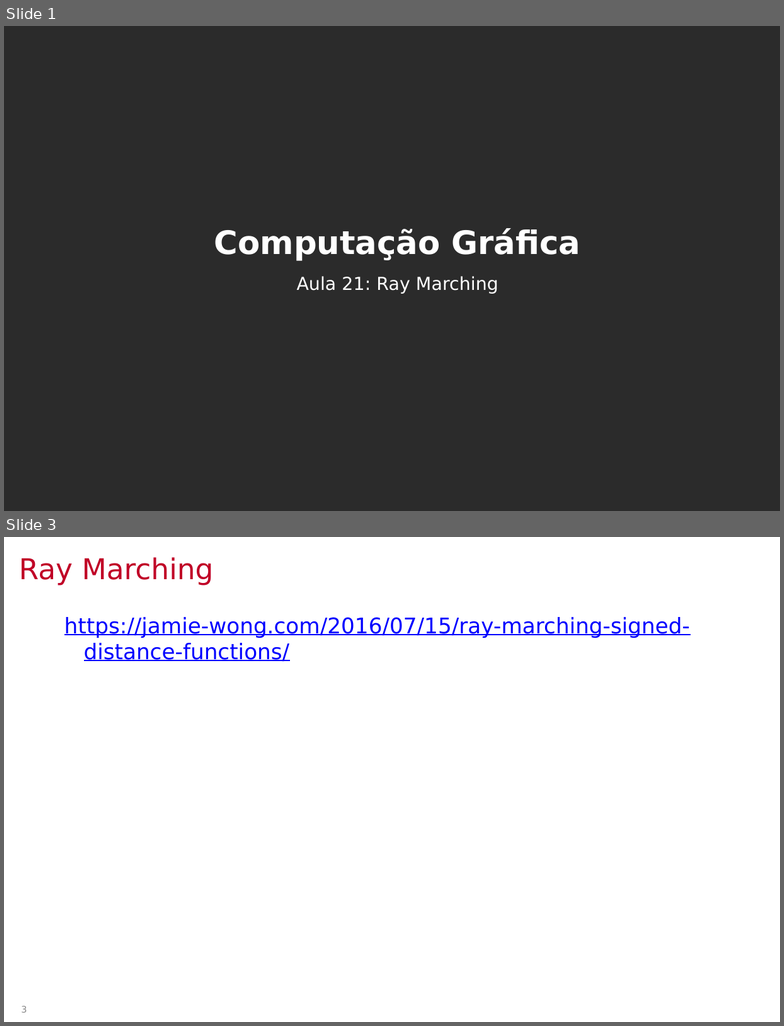
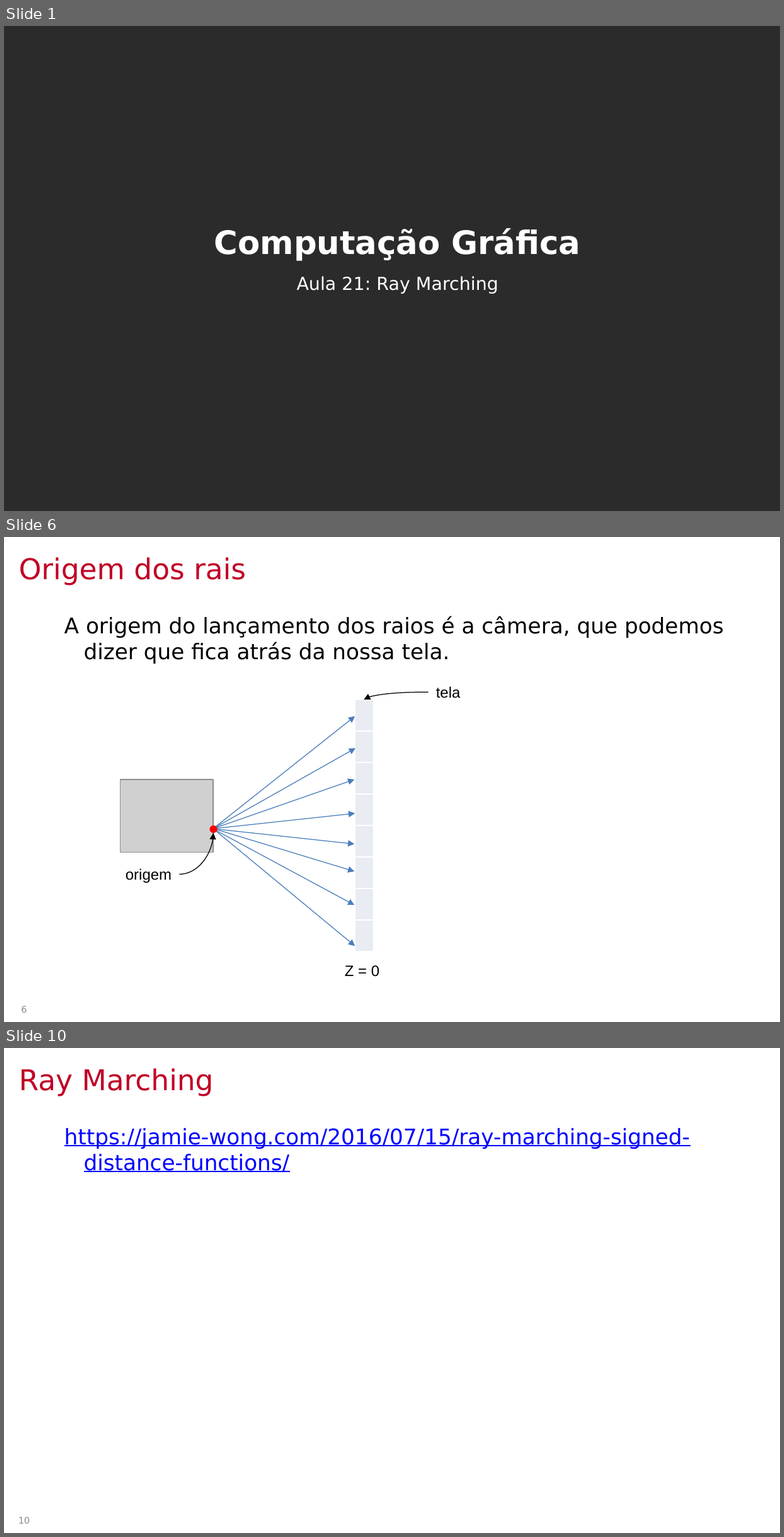
Before and after one commit to lpsoares/ComputacaoGrafica, a slide deck: aulas/22-ray_marching/aula21_ray_marching.pptx. Shown one above the other, each under a label of ours: slides 1 and 3 before the commit, slides 1, 6 and 10 after it; the slides between them are not shown. The pictures are 784x1026 and 784x1537 pixels, drawn with LibreOffice and Linux fonts; fonts in the diff are those of the drawing; grey boxes stand for pictures; background and template pictures are left out; a plain dark background stands for a picture behind light text. Boxes give left, top, right and bottom in pixels: in the first picture for what was removed or moved away, otherwise in the second. Text is boxed around its words. In the diff, an @@ line names an element or a change of style, - is before the commit and + after.

```diff
--- a/aulas/22-ray_marching/aula21_ray_marching.pptx
+++ b/aulas/22-ray_marching/aula21_ray_marching.pptx
@@ slide 6 added at box(4, 537, 780, 1022), background #FFFFFF @@
@@ title added at box(19, 557, 246, 586), 26.7 pt, text #C00026 @@
+Origem dos rais
@@ text added at box(64, 616, 724, 664), 20 pt, text #000000 @@
+A origem do lançamento dos raios é a câmera, que podemos dizer que fica atrás da nossa tela.
@@ text added at box(436, 686, 461, 698), 14 pt, text #000000 @@
+tela
@@ table added at box(355, 700, 373, 952), 8 rows, 1 columns @@
+
+
+
+
+
+
+
+
@@ curved arrow added from (429, 692) to (364, 700), #000000 0.75 pt @@
@@ arrow added from (214, 829) to (355, 717), #4B7EBC 0.75 pt @@
@@ arrow added from (213, 829) to (356, 748), #4B7EBC 0.75 pt @@
@@ picture added at box(121, 779, 214, 852) @@
@@ arrow added from (213, 829) to (355, 779), #4B7EBC 0.75 pt @@
@@ arrow added from (213, 829) to (355, 814), #4B7EBC 0.75 pt @@
@@ curved arrow added from (179, 875) to (214, 832), #000000 0.75 pt @@
@@ ellipse added at box(209, 826, 218, 834), fill #FF0000 @@
@@ arrow added from (214, 829) to (355, 946), #4B7EBC 0.75 pt @@
@@ arrow added from (214, 829) to (355, 872), #4B7EBC 0.75 pt @@
@@ arrow added from (214, 829) to (355, 905), #4B7EBC 0.75 pt @@
@@ arrow added from (218, 829) to (355, 844), #4B7EBC 0.75 pt @@
@@ text added at box(126, 868, 172, 883), 14 pt, text #000000 @@
+origem
@@ text added at box(345, 965, 379, 977), 14 pt, text #000000 @@
+Z = 0
@@ page number added at box(21, 1006, 27, 1013), 8.3 pt, text #888888 @@
+6
@@ what was slide 3 is now slide 10 @@
@@ page number at box(18, 1517, 30, 1524): text changed @@
-3
+10
```
Also in this commit, not shown: 1 slide changed, 6 other slides added, 1 slide removed, 6 other files.
